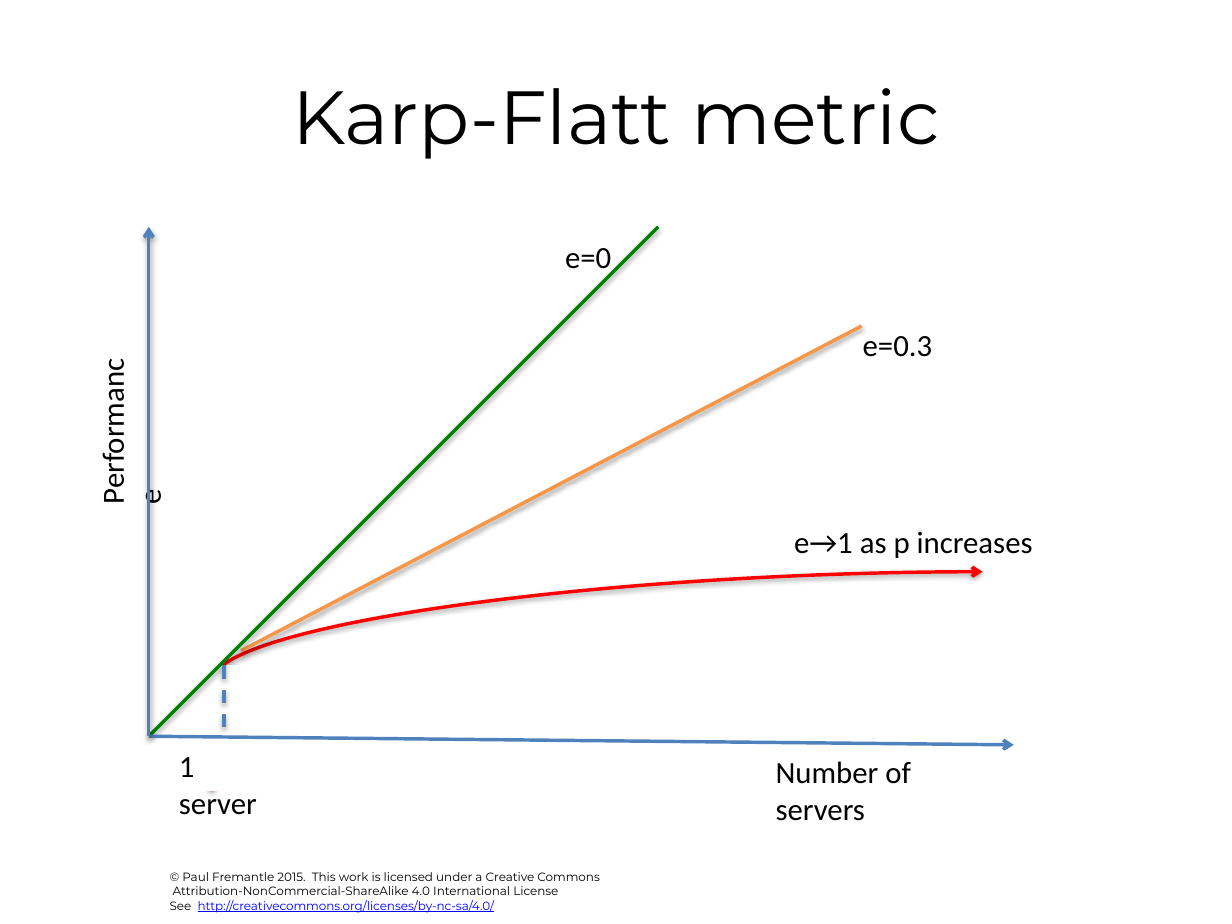
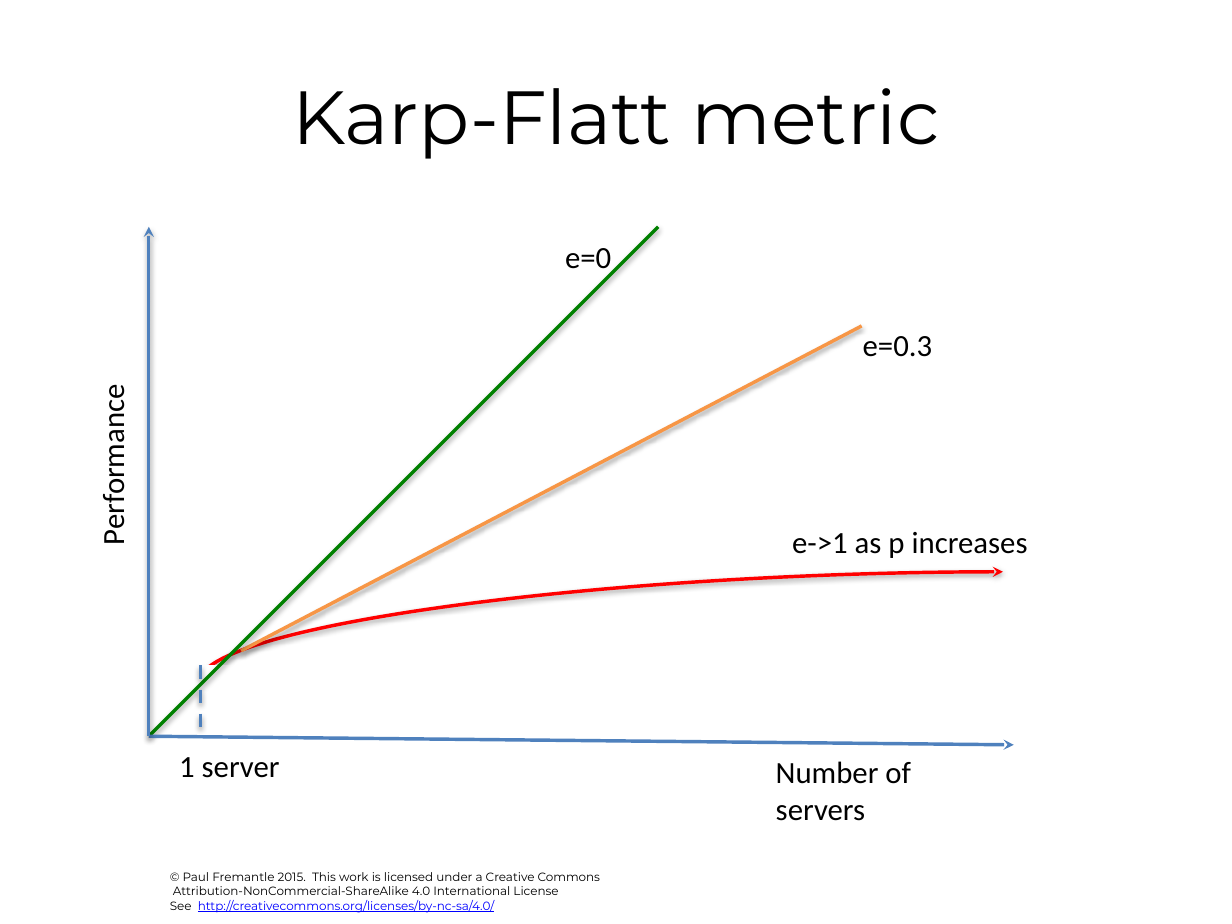
Before and after one commit to pzfreo/ox-clo, a slide deck: slide 23 of pres-source/03-cloud-computing-background.pptx. Drawn at 1232x924 pixels with LibreOffice and Linux fonts; fonts in the diff are those of the drawing; background and template pictures are left out. Boxes give left, top, right and bottom in pixels: in the first picture for what was removed or moved away, otherwise in the second. Text is boxed around its words. In the diff, an @@ line names an element or a change of style, - is before the commit and + after.

```diff
--- a/pres-source/03-cloud-computing-background.pptx
+++ b/pres-source/03-cloud-computing-background.pptx
@@ arrow (149, 737) - (149, 227): arrowheads changed @@
@@ text "Performance" rewrapped from [86, 345, 132, 516] to [95, 400, 133, 540] @@
@@ text at [792, 532, 1028, 558]: text changed @@
-e→1 as p increases
+e->1 as p increases
@@ curved double arrow moved from (212, 792) - (983, 572) to (233, 792) - (1003, 572) @@
@@ curved double arrow (233, 792) - (1003, 572): arrowheads changed @@
@@ rectangle "1 server": place and size @@
-rectangle "1 server" at [163, 665, 286, 790]
+rectangle "1 server" at [116, 665, 286, 819]
@@ line moved from (224, 665) - (224, 734) to (201, 665) - (201, 734) @@
@@ arrow (149, 737) - (1014, 745): arrowheads changed @@
@@ text "1 server" rewrapped from [179, 757, 257, 815] to [179, 757, 280, 778] @@
```
Also in this commit, not shown: 36 other slides changed, 45 other files.
